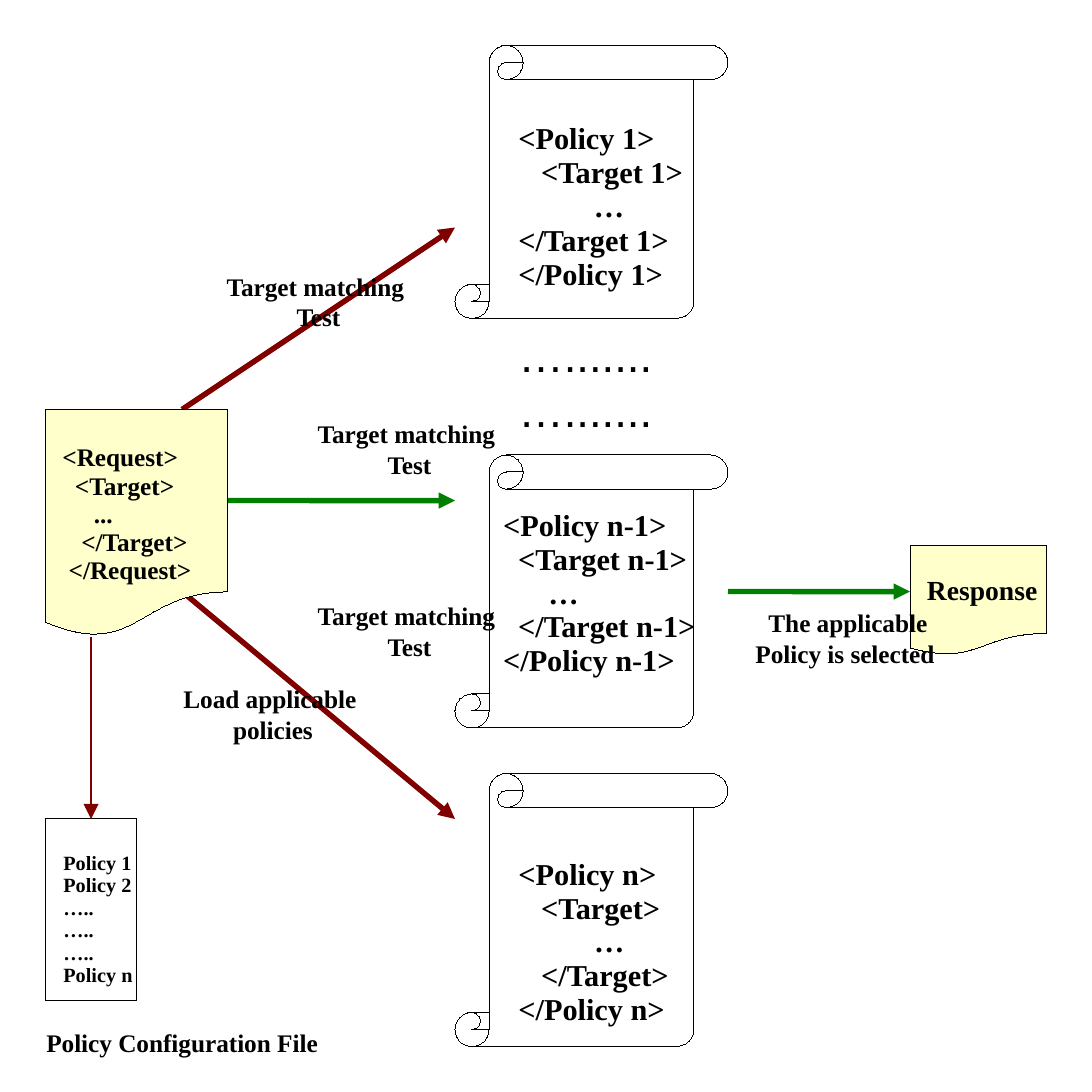
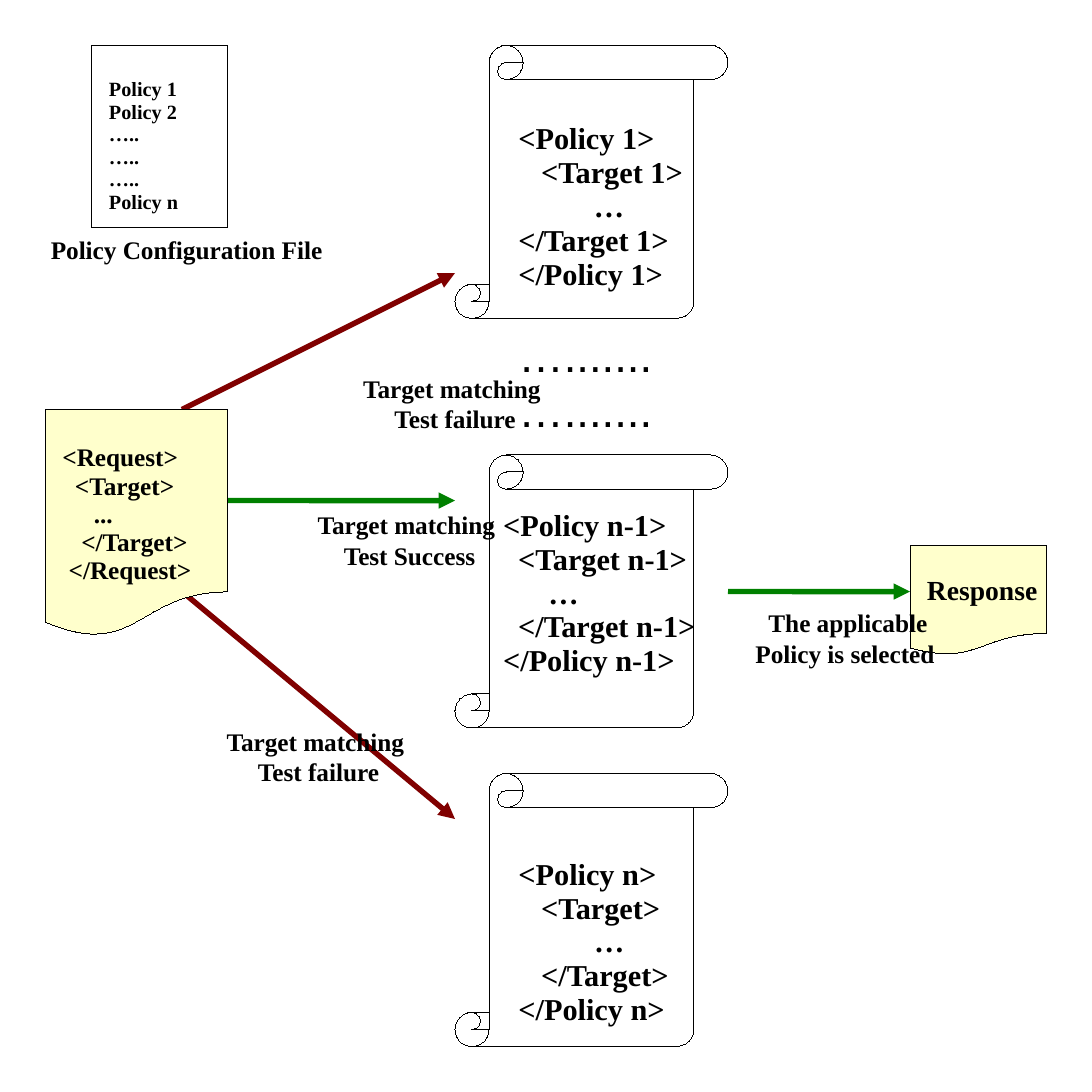
Before and after one commit to wsgan001/icpe-2012, a slide deck: slide 1 of requestevaluation.odp. Drawn at 1092x1092 pixels with LibreOffice and Linux fonts; fonts in the diff are those of the drawing. Boxes give left, top, right and bottom in pixels: in the first picture for what was removed or moved away, otherwise in the second. Text is boxed around its words. In the diff, an @@ line names an element or a change of style, - is before the commit and + after.

```diff
--- a/requestevaluation.odp
+++ b/requestevaluation.odp
@@ text "Policy 1": place and size @@
-text "Policy 1" at box(63, 856, 132, 987)
+text "Policy 1" at box(109, 82, 178, 213)
@@ rectangle: place and size @@
-rectangle at box(46, 819, 136, 1001)
+rectangle at box(91, 46, 228, 228)
@@ text "Policy Configuration File": place and size @@
-text "Policy Configuration File" at box(46, 1034, 318, 1058)
+text "Policy Configuration File" at box(51, 241, 323, 265)
@@ arrow moved from (182, 410) - (455, 228) to (182, 410) - (455, 273) @@
@@ text "Target matching": place and size @@
-text "Target matching" at box(227, 276, 404, 332)
+text "Target matching" at box(363, 380, 541, 429)
@@ text at box(394, 410, 516, 429): text changed @@
-Test
+Test failure
@@ text "Target matching": place and size @@
-text "Target matching" at box(318, 425, 495, 475)
+text "Target matching" at box(318, 514, 495, 566)
@@ text at box(344, 548, 475, 566): text changed @@
-Test
+Test Success
@@ arrow removed from (91, 637) to (91, 819) @@
@@ text removed at box(183, 688, 357, 744) @@
-Load applicable
-policies
@@ text "Target matching": place and size @@
-text "Target matching" at box(318, 605, 495, 657)
+text "Target matching" at box(227, 731, 404, 782)
@@ text at box(258, 763, 379, 782): text changed @@
-Test
+Test failure
```
Also in this commit, not shown: 9 other files.
